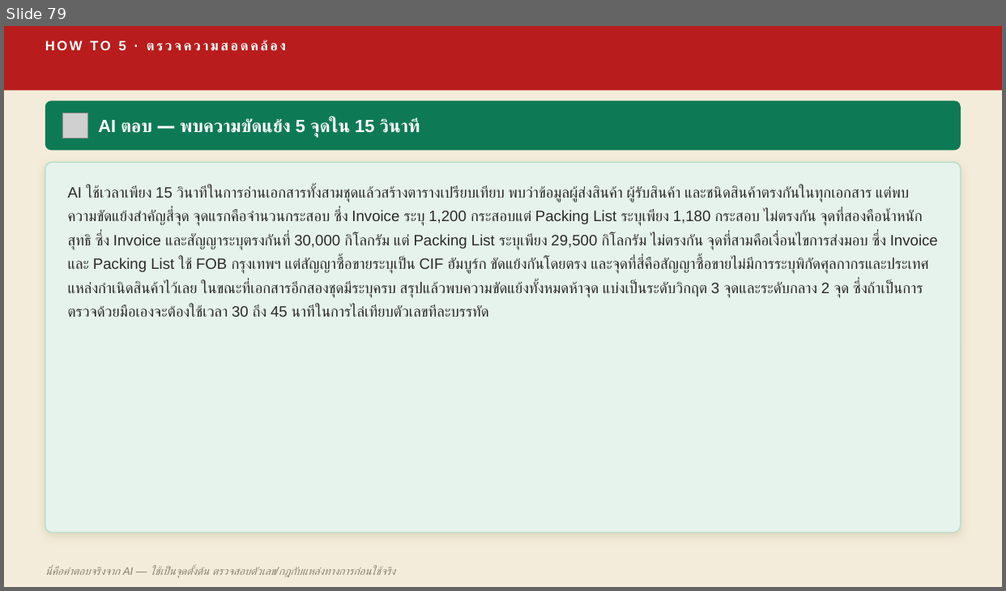
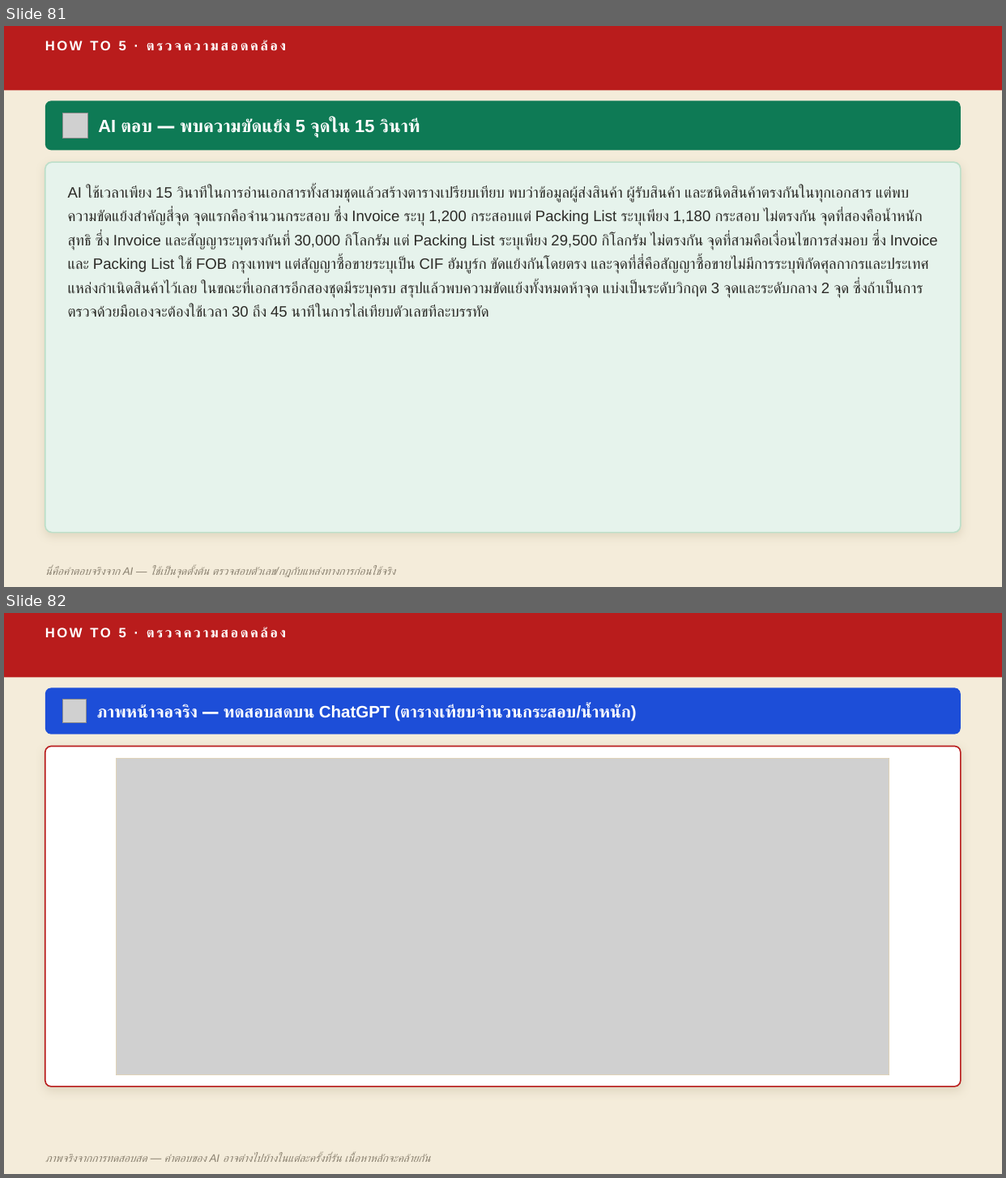
Before and after one commit to skunpoj/krungsri, a slide deck: deck/out3.pptx. Shown one above the other, each under a label of ours: slide 79 before the commit, slides 81 and 82 after it. The pictures are 1006x591 and 1006x1178 pixels, drawn with LibreOffice and Linux fonts; fonts in the diff are those of the drawing; grey boxes stand for pictures. Boxes give left, top, right and bottom in pixels: in the first picture for what was removed or moved away, otherwise in the second. Text is boxed around its words. In the diff, an @@ line names an element or a change of style, - is before the commit and + after.

```diff
--- a/deck/out3.pptx
+++ b/deck/out3.pptx
@@ slide 82 added at [4,613,1002,1174], background #F4ECDA @@
@@ rectangle added at [4,613,1002,677], fill #B91C1C @@
@@ text added at [119,628,126,637], 13 pt, text #FFFFFF, bold @@
+HOW TO 5 · ตรวจความสอดคล้อง
@@ rounded rectangle added at [45,688,961,735], fill #1D4ED8 @@
@@ picture added at [62,699,87,723] @@
@@ text added at [97,705,637,722], 16 pt, text #FFFFFF, bold @@
+ภาพหน้าจอจริง — ทดสอบสดบน ChatGPT (ตารางเทียบจำนวนกระสอบ/น้ำหนัก)
@@ rounded rectangle added at [45,747,961,1087], fill #FFFFFF, outline #B91C1C 1.25 pt @@
@@ picture added at [117,758,889,1075] @@
@@ rectangle added at [117,758,889,1075], outline #E0D3B8 0.75 pt @@
@@ text added at [45,1153,430,1162], 10.5 pt, text #8A8170, italic @@
+ภาพจริงจากการทดสอบสด — คำตอบของ AI อาจต่างไปบ้างในแต่ละครั้งที่รัน เนื้อหาหลักจะคล้ายกัน
@@ what was slide 79 is now slide 81 @@
```
Also in this commit, not shown: 10 other slides added, 12 other files.
